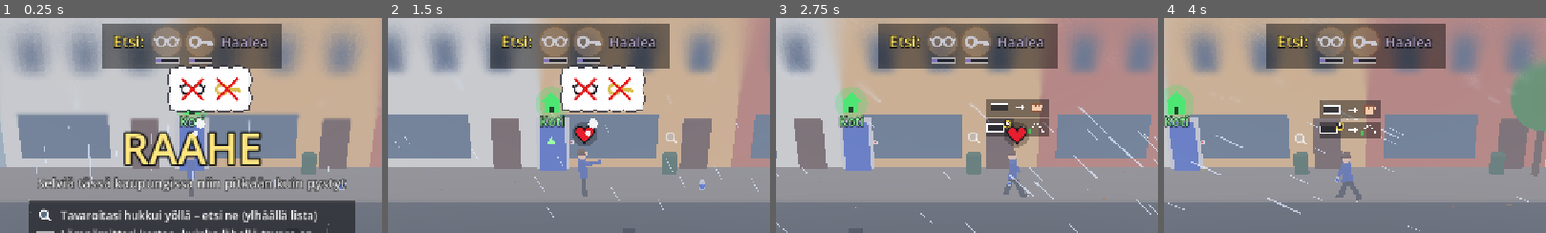
Above: before the commit, frames 1-4 (left to right).
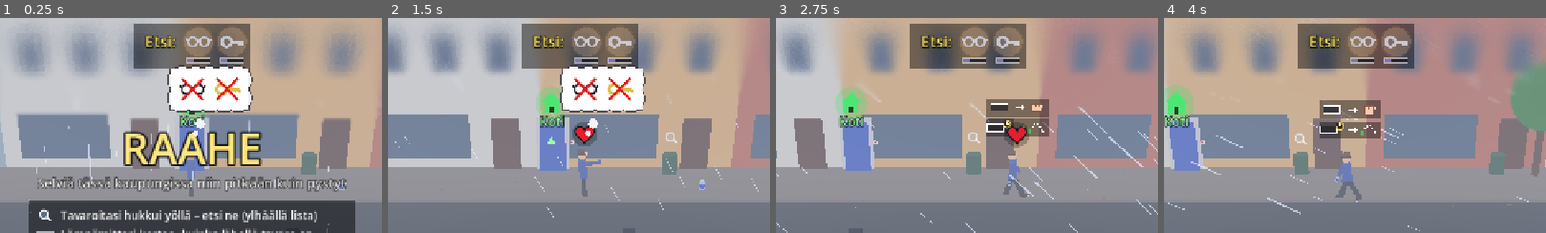
Above: after the commit, the same moments.

Repository: Ecculi/GoodMorningMoonshine
Game: Godot game, scene res://scenes/main.tscn
Same seed, same stepped clock (60 frames per second), same inputs: the game is played once before the commit and once after it.
Inputs (mouse positions are % of the whole screen's width and height, from its top left):
- Up to frame 1 (0.25 s): no input
- Up to frame 2 (1.5 s): tap Enter at 0.5 s; move the mouse to (72, 45) at 0.52 s; hold Right (move_right) 0.53-1.25 s; hold Space (action) 0.53-1.25 s; click (72, 45) at 0.67 s; drag from (30, 55) to (45, 70) at 1.27 s
- Up to frame 3 (2.75 s): move the mouse to (60, 28) at 2.02 s; hold Right (move_right) from 2.03 s (still down); hold Shift (run) from 2.03 s (still down)
- Up to frame 4 (4 s): release Right (move_right) at 2.75 s; release Shift (run) at 2.75 s; drag from (45, 70) to (20, 35) at 2.77 s; move the mouse to (80, 65) at 3.52 s; hold Left (move_left) from 3.53 s (still down); tap Enter at 3.6 s
The pictures show only the part of the screen within x 25-75%, y 0-50%; the shares and areas given below are measured in that part.

The runs differ from the first frame. In frame 1, 6.0% of the frame differs, in the area x 26-74%, y 2-24%; in frame 2, 5.9%; in frame 3, 6.0%; in frame 4, 5.9%.

Commit message:
Remove the cold/burning word from the find list; each item keeps its own thermometer
Co-Authored-By: Claude Opus 5.5 <noreply@anthropic.com>
Claude-Session: https://claude.ai/code/session_014p1PeeGbmYxJmsVU4HYhz4

Diff:
--- a/localization/strings.csv
+++ b/localization/strings.csv
@@ -178,11 +178,6 @@
 CAP_BIKE_1,"Pyöräilijä: ""Jalkakäytävä on minun kaistani."""
 CAP_BIKE_2,Potkulauta ajoi pois kuin mitään ei olisi tapahtunut.
 CITY_SUB,Selviä tässä kaupungissa niin pitkään kuin pystyt
-WARM_1,Kylmä
-WARM_2,Haalea
-WARM_3,Lämmin
-WARM_4,Kuuma
-WARM_5,Polttaa!
 INTRO_1,Tavaroitasi hukkui yöllä – etsi ne (ylhäällä lista)
 INTRO_2,"Lämpömittari kertoo, kuinka lähellä tavara on"
 INTRO_3,"Juo sopivasti: selvänä kuolet, liikaa juotuasi sammut"
--- a/scripts/hud.gd
+++ b/scripts/hud.gd
@@ -1110,14 +1110,9 @@
 	var label := tr("FIND")
 	var label_w := font.get_string_size(label, HORIZONTAL_ALIGNMENT_LEFT, -1, 26).x
 	var icons_w := _today.size() * size + (_today.size() - 1) * gap
-	# The warmest thing still missing gives the word (Cold ... Burning!).
-	var hottest := 0.0
-	for id in _today:
-		if GameState.is_lost(id):
-			hottest = maxf(hottest, warmth(id))
-	var word := tr(_warm_key(hottest))
-	var word_w := font.get_string_size(word, HORIZONTAL_ALIGNMENT_LEFT, -1, 24).x
-	var w := label_w + 16.0 + icons_w + 26.0 + word_w + 26.0
+	# (No "cold ... burning" word: with several things missing it couldn't
+	# say which one it meant. Each icon has its own thermometer.)
+	var w := label_w + 16.0 + icons_w + 26.0
 	var r := Rect2(Vector2((vs.x - w) * 0.5, 10), Vector2(w, size + 30))
 	draw_rect(r, Color(0, 0, 0, 0.45))
 	var ty := r.position.y + 8 + size * 0.5 + 9
@@ -1150,11 +1145,6 @@
 			draw_polyline(PackedVector2Array([c + Vector2(6, 10), c + Vector2(12, 16), c + Vector2(22, 2)]),
 				Color(0.3, 0.95, 0.3), 4.0, true)
 		x += size + gap
-	# The word for the warmest missing thing.
-	var word_col := Color(0.55, 0.75, 1.0).lerp(Color(1.0, 0.35, 0.2), hottest)
-	var wp := Vector2(r.end.x - word_w - 22, ty)
-	draw_string_outline(font, wp, word, HORIZONTAL_ALIGNMENT_LEFT, -1, 24, 6, Color.BLACK)
-	draw_string(font, wp, word, HORIZONTAL_ALIGNMENT_LEFT, -1, 24, word_col)
 
 
 ## How near a missing thing is, 0 (cold: over 2 blocks away) .. 1 (right
@@ -1169,18 +1159,6 @@
 		return lerpf(0.75, 1.0, 1.0 - clampf(d / 20.0, 0.0, 1.0))
 	var bd: float = GameState.seg_distance(main.segment, pl[0])
 	return clampf(0.75 - (bd - 0.5) * 0.3, 0.0, 0.6)
-
-
-func _warm_key(w: float) -> String:
-	if w >= 0.9:
-		return "WARM_5"
-	if w >= 0.72:
-		return "WARM_4"
-	if w >= 0.4:
-		return "WARM_3"
-	if w > 0.1:
-		return "WARM_2"
-	return "WARM_1"
 
 
 ## Morning: a thought bubble above the character's head with the things
Not shown, changed: DESIGN.md
